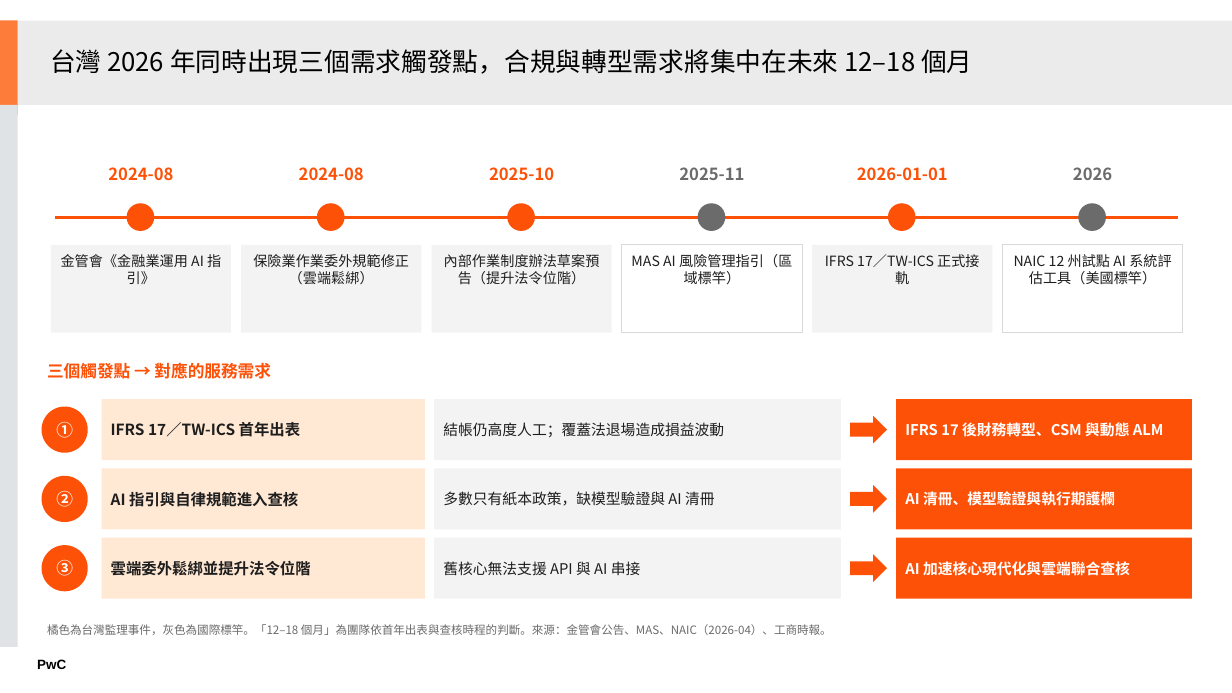
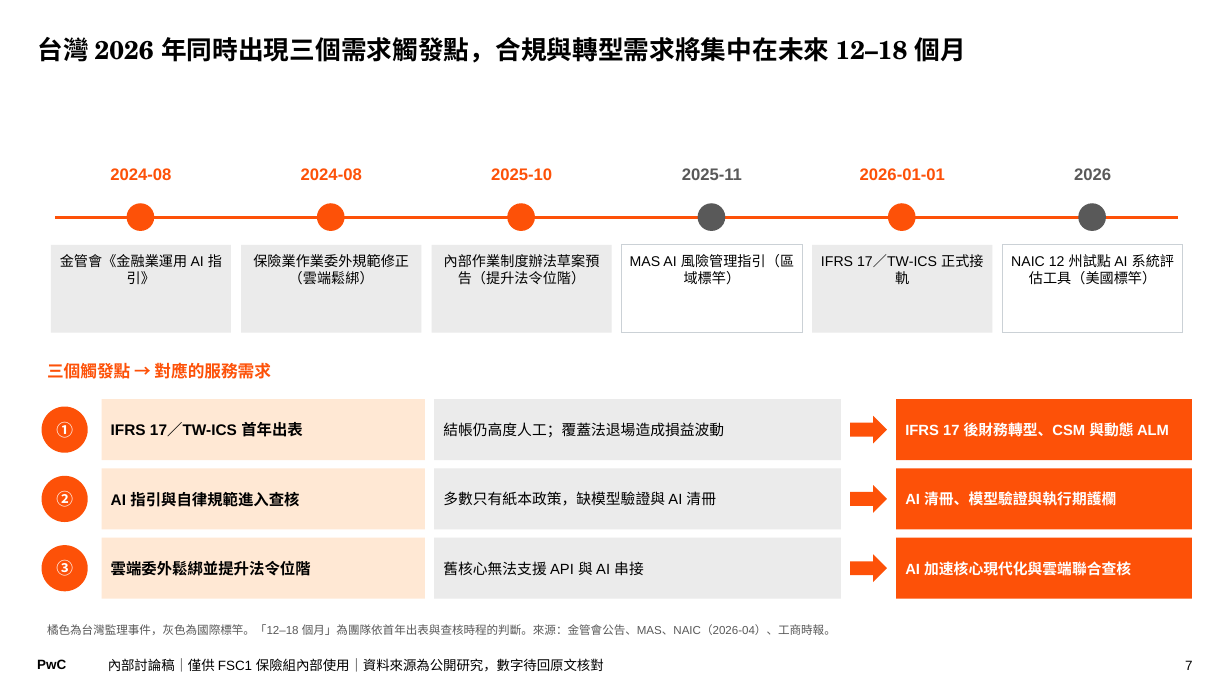
Before and after one commit to Robshao/PwC_FSC1, a slide deck: slide 7 of research/insurtech-2026/保險科技服務優先順序_會議簡報.pptx. Drawn at 1232x693 pixels with LibreOffice and Linux fonts; fonts in the diff are those of the drawing. Boxes give left, top, right and bottom in pixels: in the first picture for what was removed or moved away, otherwise in the second. Text is boxed around its words. In the diff, an @@ line names an element or a change of style, - is before the commit and + after.

```diff
--- a/research/insurtech-2026/保險科技服務優先順序_會議簡報.pptx
+++ b/research/insurtech-2026/保險科技服務優先順序_會議簡報.pptx
@@ rectangle removed at (0,20,18,115) @@
@@ rectangle removed at (18,20,1232,104) @@
@@ title "台灣 2026 年同時出現三個需求觸發點，合規與轉型需求將集中在未來 12–18 個月": place and size @@
-title "台灣 2026 年同時出現三個需求觸發點，合規與轉型需求將集中在未來 12–18 個月" at (50,49,972,74)
+title "台灣 2026 年同時出現三個需求觸發點，合規與轉型需求將集中在未來 12–18 個月" at (37,37,966,63)
@@ title "台灣 2026 年同時出現三個需求觸發點，合規與轉型需求將集中在未來 12–18 個月" at (37,37,966,63): font Noto Sans CJK TC to TeX Gyre Schola, bold on; line spacing 0.85 to 0.9; vertical alignment middle to top @@
@@ rectangle removed at (0,105,18,648) @@
@@ ellipse at (698,203,726,231): fill #6B6B6B to #595959 @@
@@ ellipse at (1079,203,1106,231): fill #6B6B6B to #595959 @@
@@ rectangle "MAS AI 風險管理指引（區域標竿）" at (622,245,802,333): font Noto Sans CJK TC to Arial, text colour #1E1E1E to #000000; outline #D9D9D9 0.75 pt to #CBD1D6 0.75 pt @@
@@ rectangle "NAIC 12 州試點 AI 系統評估工具（美國標竿）" at (1003,245,1183,333): font Noto Sans CJK TC to Arial, text colour #1E1E1E to #000000; outline #D9D9D9 0.75 pt to #CBD1D6 0.75 pt @@
@@ font Noto Sans CJK TC to Arial, text colour #1E1E1E to #000000 in 3 elements at (102,399,425,460), (102,469,425,530), (102,538,425,599) @@
@@ font Noto Sans CJK TC to Arial, text colour #1E1E1E to #000000; fill #F3F3F3 to #EBEBEB in 7 elements at (51,245,231,333), (241,245,421,333), (432,245,612,333), (812,245,993,333), (434,399,841,460), (434,469,841,530), (434,538,841,599) @@
@@ font Noto Sans CJK TC to Arial in 7 elements at (110,168,171,180), (301,168,362,180), (491,168,552,180), (860,168,945,180), (897,399,1192,460), (897,469,1192,530), (897,538,1192,599) @@
@@ font Noto Sans CJK TC to Arial, text colour #6B6B6B to #595959 in 3 elements at (682,168,742,180), (1074,168,1111,180), (47,624,836,635) @@
@@ text added at (108,658,604,672), 10.5 pt, text #000000 @@
+內部討論稿｜僅供 FSC1 保險組內部使用｜資料來源為公開研究，數字待回原文核對
@@ page number added at (1185,660,1192,670), 10.5 pt, text #000000 @@
+7
```
Also in this commit, not shown: 23 other slides changed, 9 other files.
